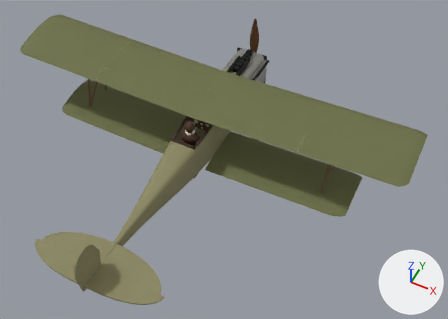
The glTF model public/models/fokker_dvii.glb: old version first, new version second.
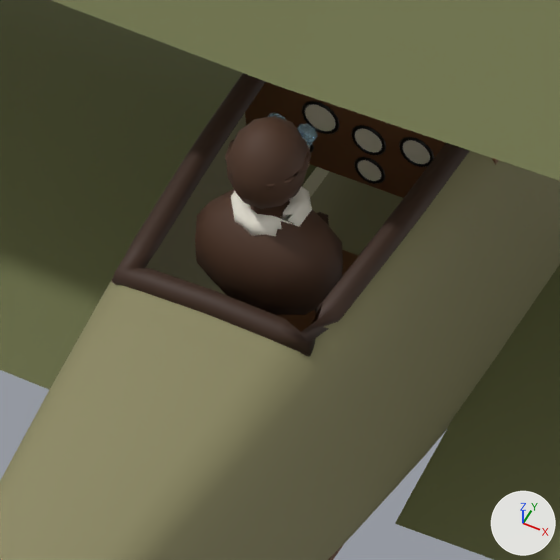
Each version appears first whole from a 50 mm camera at (4.67, -8.77, 9.75) aimed at (0.75, -0.94, -0.03), and next in a close-up on the part from 35% to 50% of the width and 34% to 55% of the height. Lighting does not change. The marker at lower right points along +X, +Y and +Z. The last two pictures show the newer version. Where no turn or scale is listed for an object, it has been applied to the vertices. Vertices at exactly the same position are counted once.

The older version as bpy lines, for what is in view:
```python
ob_coaming = bpy.data.objects.new('Coaming', me_coaming)
ob_coaming.location = (0.0, 0.0, 0.0)
ob_cockpitinterior = bpy.data.objects.new('CockpitInterior', me_cockpitinterior)
ob_cockpitinterior.location = (0.0, 0.0, 0.0)
ob_gauge_compass = bpy.data.objects.new('Gauge_Compass', me_gauge_compass)
ob_gauge_compass.location = (0.0, -0.503, 0.185)
ob_pilot_figure = bpy.data.objects.new('Pilot_Figure', me_pilot_figure)
ob_pilot_figure.location = (0.0, 0.0, 0.0)
ob_wing_lower_r = bpy.data.objects.new('Wing_Lower_R', me_wing_lower_r)
ob_wing_lower_r.location = (0.0, 0.0, 0.0)
# also in view: 'Wing_Upper_R' at (2.22, -0.14, 1.0); 'Wing_Upper_L' at (-2.22, -0.14, 1.0); 'Fuselage' at (0.0, -1.19, 0.0); 'Wing_Lower_L' at (-1.93, -0.44, -0.32)
```
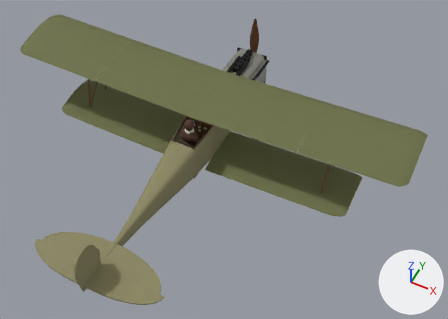
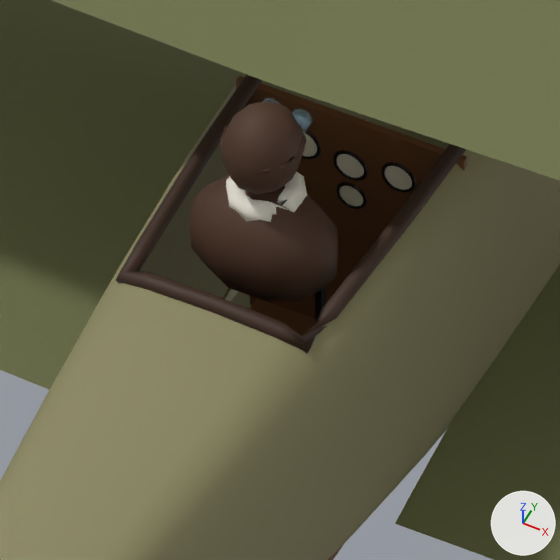
What changed in the scene script:
```text
Change me_cockpitinterior:
    used by ob_cockpitinterior; location = (0.0, 0.0, 0.0)
    remove me_cockpitinterior.from_pydata(...)  # 62 vertices, 96 faces; spans x -0.367..0.367, y -1.44..-0.34, z -0.368..0.445
    add me_cockpitinterior.from_pydata(...)  # 62 vertices, 96 faces; spans x -0.328..0.328, y -1.44..-0.34, z -0.388..0.452
    me_cockpitinterior part 1: the loose piece of 8 vertices spanning x -0.367..0.367, y -0.5..-0.48, z 0.125..0.445 is scaled about its middle by (0.894, 1, 2.63), then moved by (0.0, -0.1, -0.253)
Change me_coaming:
    used by ob_coaming; location = (0.0, 0.0, 0.0)
    remove me_coaming.from_pydata(...)  # 96 vertices, 192 faces; spans x -0.327..0.327, y -1.345..-0.475, z 0.386..0.515
    add me_coaming.from_pydata(...)  # 96 vertices, 192 faces; spans x -0.317..0.317, y -1.334..-0.486, z 0.396..0.505
    me_coaming part 2: 96 of 96 vertices moved; they spanned x -0.327..0.327, y -1.345..-0.475, z 0.386..0.515 and now span x -0.317..0.317, y -1.334..-0.486, z 0.396..0.505; mean shift (0.0, 0.0, 0.0)
Change me_pilot_figure:
    used by ob_pilot_figure; location = (0.0, 0.0, 0.0)
    remove me_pilot_figure.from_pydata(...)  # 304 vertices, 588 faces; spans x -0.205..0.205, y -1.16..-0.88, z 0.201..0.791
    add me_pilot_figure.from_pydata(...)  # 304 vertices, 588 faces; spans x -0.205..0.205, y -1.18..-0.9, z 0.271..0.861
    me_pilot_figure part 3: the whole mesh is moved by (0.0, -0.02, 0.07)
Change ob_gauge_compass:
    ob_gauge_compass.location: (0.0, -0.503, 0.185) -> (0.0, -0.603, 0.182)
```

Location of each change, [x1, y1, x2, y2] in pixels of the close-ups (560 x 560 px; the box of a moved part takes in the faces that stretch with it):
'Pilot_Figure', moved: before [195, 113, 343, 315]; after [190, 98, 338, 301]
'CockpitInterior', reshaped: before [245, 82, 499, 560]; after [236, 76, 467, 560]
'Coaming', reshaped: before [112, 73, 470, 357]; after [116, 74, 466, 353]
'Gauge_Compass', moved: before [358, 160, 381, 181]; after [339, 186, 363, 206]
part 1 of me_cockpitinterior, moved or reshaped: before [245, 82, 499, 198]; after [236, 76, 467, 319]
